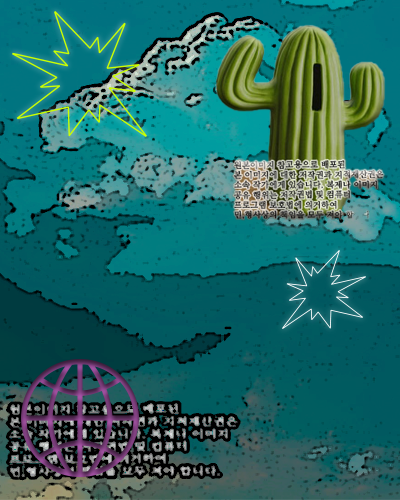
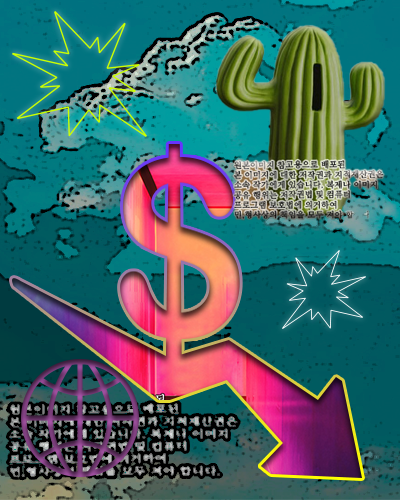
Before/after of a (400, 500) layered artwork. What changed in the layer stack:
added layer "1급-2" (1st of 2) above "S" over 9, 141, 365, 481
added layer "S" above "1급-1" over 12, 144, 362, 478
